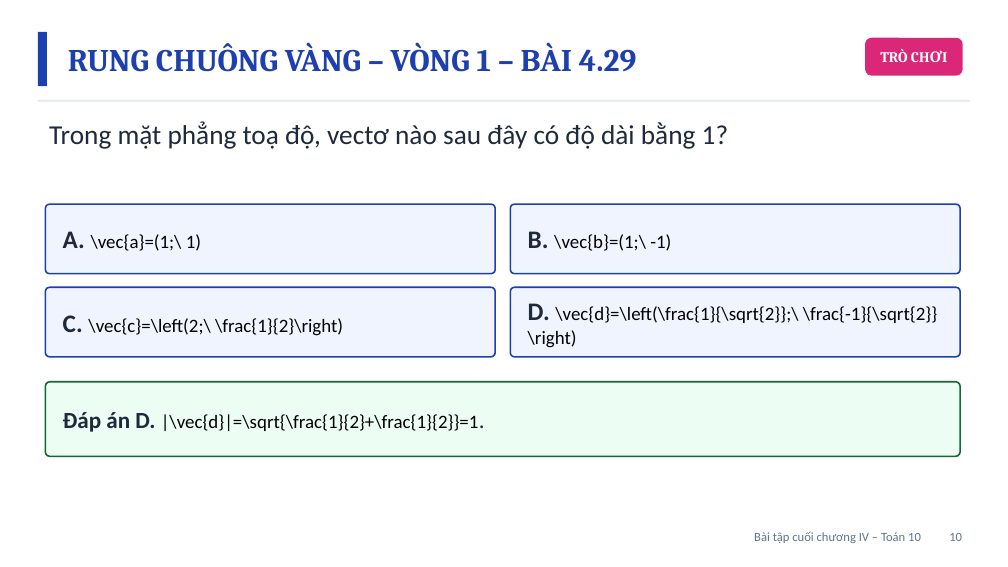
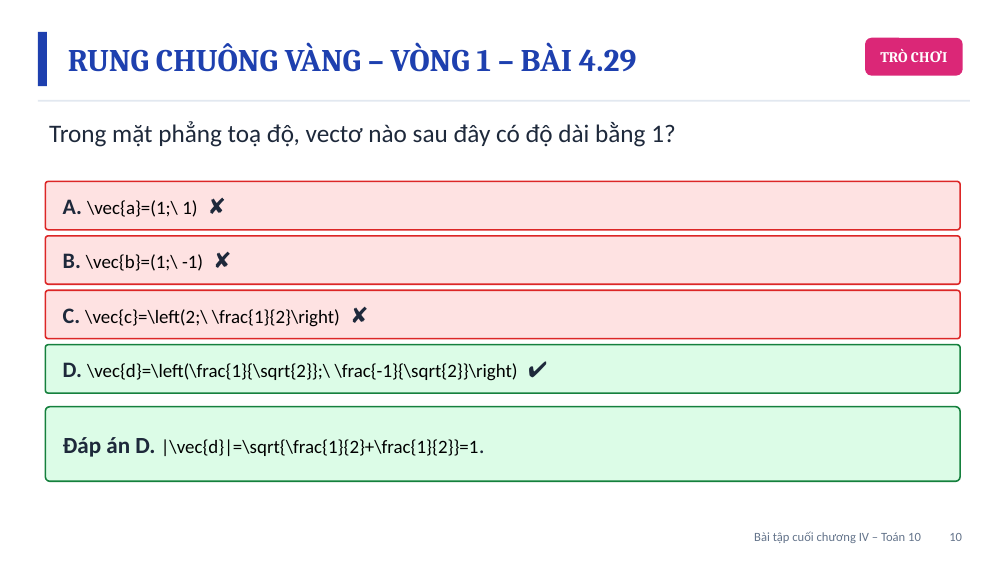
Before and after one commit to Trangtu66/Taode_thi_online, a slide deck: slide 10 of mon/toan/slide/lop10/BaiGiangDienTu_TOAN10_BaiTapCuoiChuong4_T38.pptx. Drawn at 1008x567 pixels with LibreOffice and Linux fonts; fonts in the diff are those of the drawing. Boxes give left, top, right and bottom in pixels: in the first picture for what was removed or moved away, otherwise in the second. Text is boxed around its words. In the diff, an @@ line names an element or a change of style, - is before the commit and + after.

```diff
--- a/mon/toan/slide/lop10/BaiGiangDienTu_TOAN10_BaiTapCuoiChuong4_T38.pptx
+++ b/mon/toan/slide/lop10/BaiGiangDienTu_TOAN10_BaiTapCuoiChuong4_T38.pptx
@@ text "Trong mặt phẳng toạ độ, ..." at <box>49,121,675,147</box>: size 26 to 24 pt @@
@@ rounded rectangle: place and size @@
-rounded rectangle at <box>510,204,960,274</box>
+rounded rectangle at <box>45,181,960,230</box>
@@ rounded rectangle at <box>45,181,960,230</box>: fill #EFF4FF to #FEE2E2; outline #1E40AF 1.5 pt to #DC2626 1.5 pt @@
@@ rounded rectangle removed at <box>45,204,495,274</box> @@
@@ text at <box>63,199,197,217</box>: text changed @@
-B. \vec{b}=(1;\ -1)
+A. \vec{a}=(1;\ 1) ✘
@@ rounded rectangle at <box>45,236,960,284</box>: fill #EFF4FF to #FEE2E2; outline #1E40AF 1.5 pt to #DC2626 1.5 pt @@
@@ rounded rectangle: place and size @@
-rounded rectangle at <box>510,287,960,357</box>
+rounded rectangle at <box>45,236,960,284</box>
@@ text at <box>63,253,203,271</box>: text changed @@
-A. \vec{a}=(1;\ 1)
+B. \vec{b}=(1;\ -1) ✘
@@ rounded rectangle removed at <box>45,287,495,357</box> @@
@@ rounded rectangle added at <box>45,290,960,339</box>, fill #FEE2E2, outline #DC2626 1.5 pt @@
@@ text at <box>63,308,340,327</box>: text changed @@
-C. \vec{c}=\left(2;\ \frac{1}{2}\right)
+C. \vec{c}=\left(2;\ \frac{1}{2}\right) ✘
@@ rounded rectangle added at <box>45,345,960,393</box>, fill #DCFCE7, outline #15803D 1.5 pt @@
@@ text at <box>63,362,518,381</box>: text changed @@
-D. \vec{d}=\left(\frac{1}{\sqrt{2}};\ \frac{-1}{\sqrt{2}}\right)
+D. \vec{d}=\left(\frac{1}{\sqrt{2}};\ \frac{-1}{\sqrt{2}}\right) ✔
@@ rounded rectangle: place and size @@
-rounded rectangle at <box>45,382,960,457</box>
+rounded rectangle at <box>45,407,960,482</box>
@@ rounded rectangle at <box>45,407,960,482</box>: fill #ECFDF3 to #DCFCE7; outline #166534 1.5 pt to #15803D 1.5 pt @@
@@ text "Đáp án D. |\vec{d}|=\sqrt{\frac{1}{2}+\frac{1}{2}}=1.": place and size @@
-text "Đáp án D. |\vec{d}|=\sqrt{\frac{1}{2}+\frac{1}{2}}=1." at <box>63,412,479,432</box>
+text "Đáp án D. |\vec{d}|=\sqrt{\frac{1}{2}+\frac{1}{2}}=1." at <box>63,437,479,457</box>
```
Also in this commit, not shown: 13 other slides changed, 37 other files.
